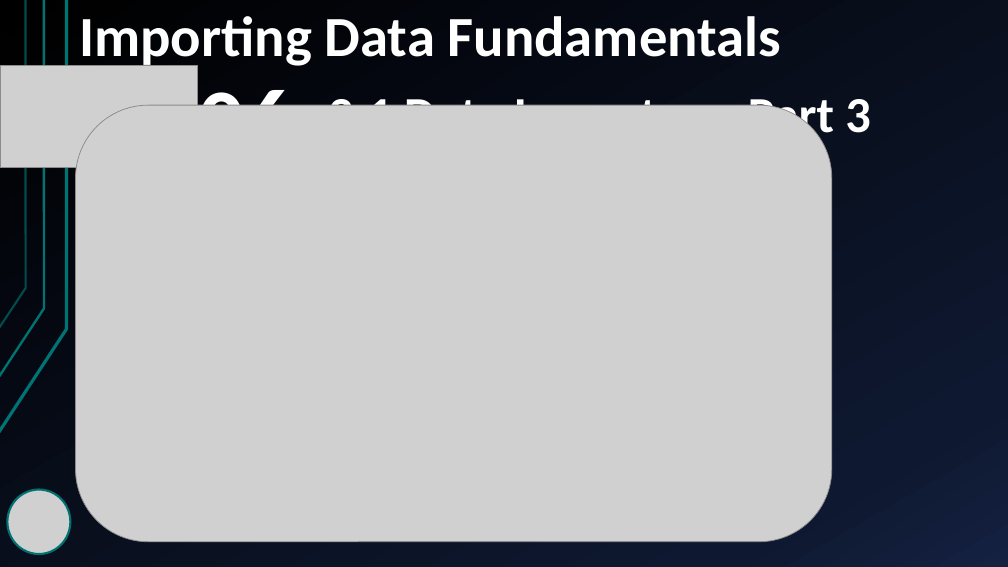
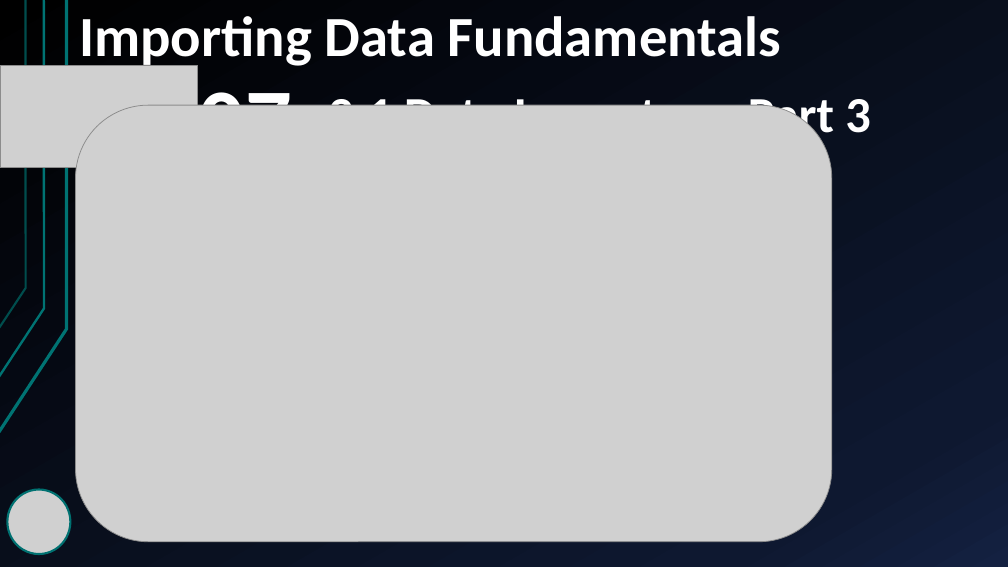
Before and after one commit to yasenstar/learn_graphdb, a slide deck: slide 8 of neo4j/import_data_fundamentals/Importing_Data_Fundamentals.pptx (slide 7 before the commit). Drawn at 1008x567 pixels with LibreOffice and Linux fonts; fonts in the diff are those of the drawing; grey boxes stand for pictures. Boxes give left, top, right and bottom in pixels: in the first picture for what was removed or moved away, otherwise in the second. Text is boxed around its words. In the diff, an @@ line names an element or a change of style, - is before the commit and + after.

```diff
--- a/neo4j/import_data_fundamentals/Importing_Data_Fundamentals.pptx
+++ b/neo4j/import_data_fundamentals/Importing_Data_Fundamentals.pptx
@@ text at [198,76,292,106]: text changed @@
-06
+07
```
Also in this commit, not shown: 2 other slides changed, 4 slides added, 3 other files.
